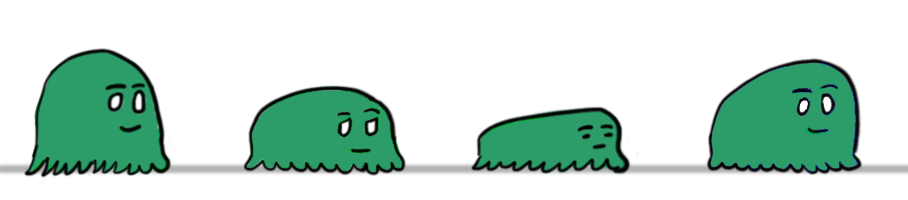
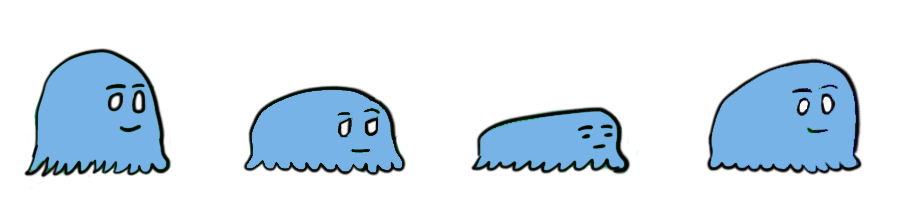
Before/after of a 908px x 200px layered artwork. What changed in the layer stack:
painted on "Layer 8" over [710, 62, 857, 172]
painted on "Layer 6" over [337, 111, 624, 170]
painted on "Layer 5" over [247, 90, 402, 172]
moved "Layer 7" above "Layer 1", painted on it over [23, 52, 179, 176]
hid "Layer 9" over [0, 161, 908, 176]
hid "Background" over [0, 52, 908, 176]
